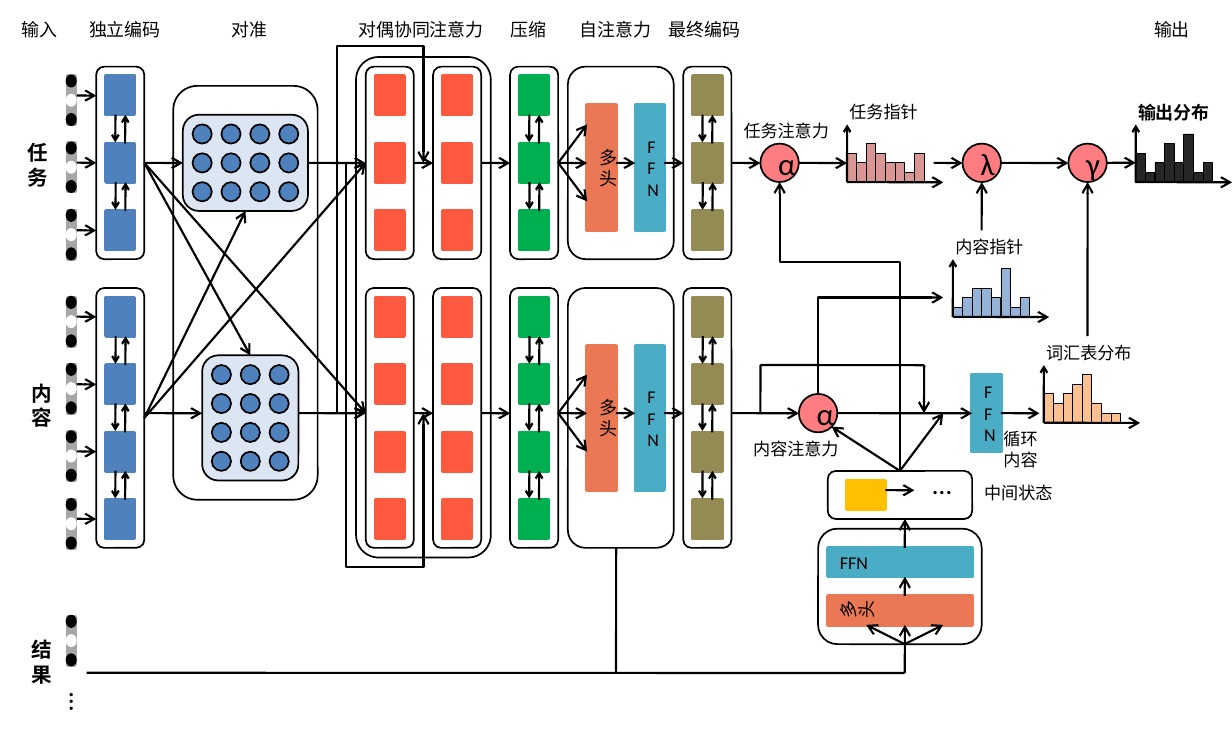
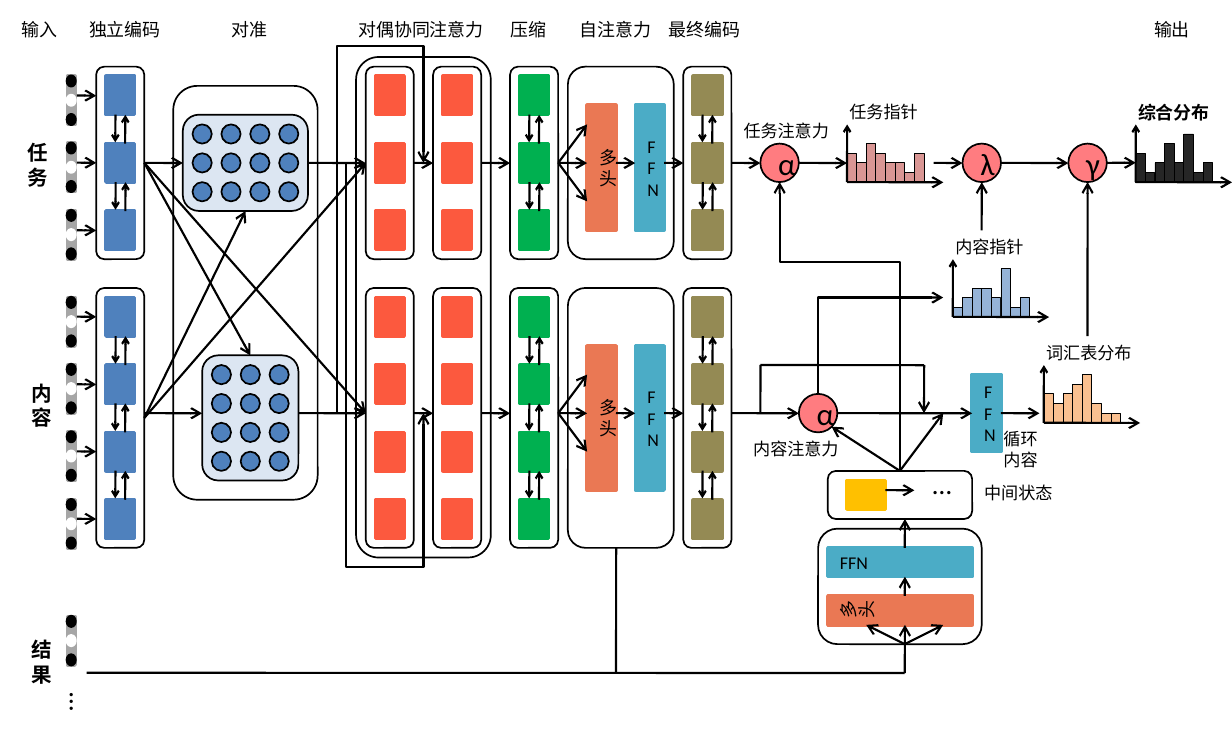
Before and after one commit to xyx323/SJTUThesis, a slide deck: slide 1 of 论文图/cnl2sqlnet.pptx. Drawn at 1232x730 pixels with LibreOffice and Linux fonts; fonts in the diff are those of the drawing. Boxes give left, top, right and bottom in pixels: in the first picture for what was removed or moved away, otherwise in the second. Text is boxed around its words. In the diff, an @@ line names an element or a change of style, - is before the commit and + after.

```diff
--- a/论文图/cnl2sqlnet.pptx
+++ b/论文图/cnl2sqlnet.pptx
@@ text at <box>1138,103,1209,121</box>: text changed @@
-输出分布
+综合分布
```
Also in this commit, not shown: 13 other files.
